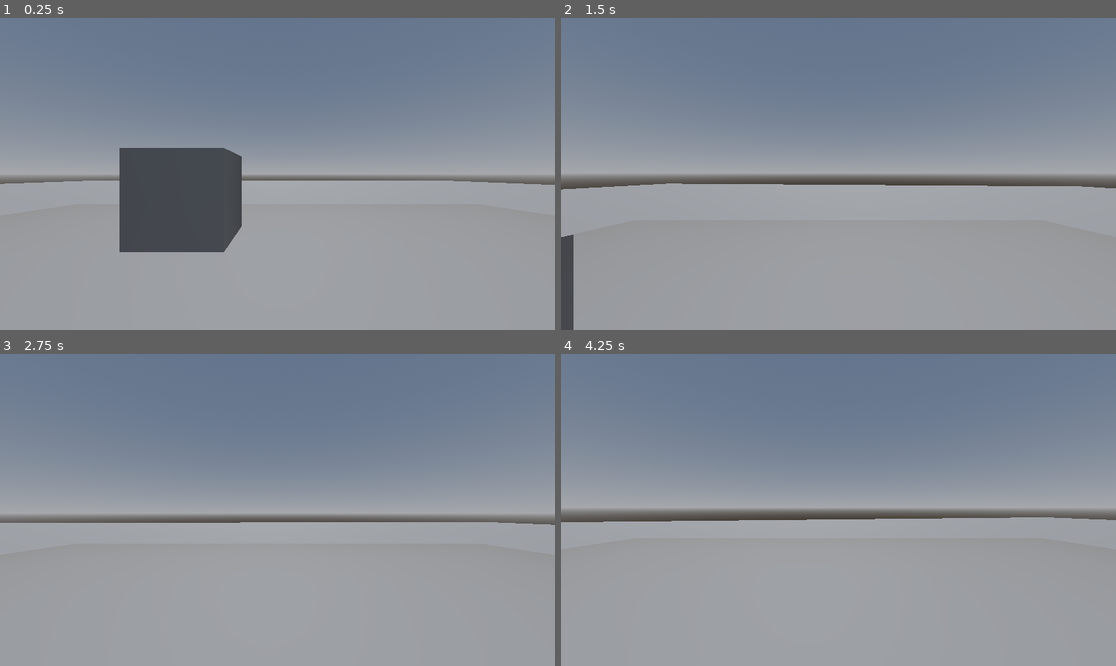
Above: before the commit, frames 1-4 (two rows, left to right).
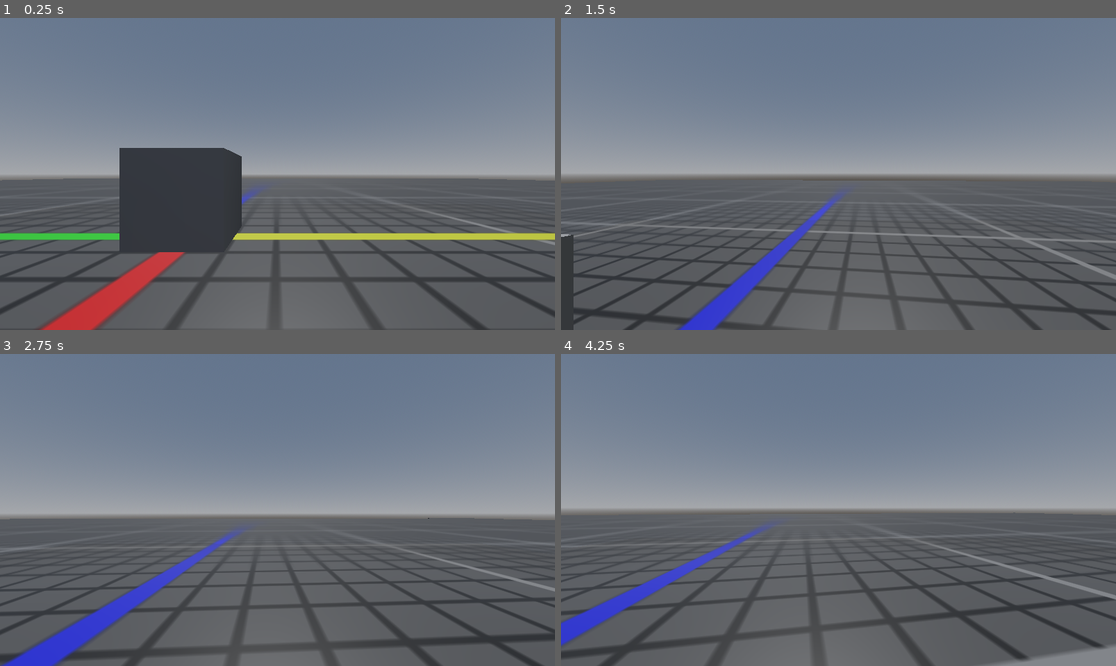
Above: after the commit, the same moments.

Repository: olinic/godot-fps-template
Game: Godot game, scene res://main.tscn
The game is run twice, just before and just after one commit, with the same random seed, the same clock (stepped at 60 frames per second) and the same inputs.
Inputs (mouse positions are in pixels of both pictures, inside the frame that each line leads up to):
- Up to frame 1 (0.25 s): no input
- Up to frame 2 (1.5 s): tap Enter at 0.5 s; move the mouse to (866, 174) at 0.52 s; hold Up (move_forward) from 0.53 s (still down); tap Shift (keyboard_sprint) at 0.6, 1.35 s; tap Space (jump) at 0.77 s; move the mouse to (810, 174) at 1.27 s
- Up to frame 3 (2.75 s): keep holding Up (move_forward); tap Space (jump) at 1.52 s; move the mouse to (288, 503) at 2.02 s; tap Shift (keyboard_sprint) at 2.1 s
- Up to frame 4 (4.25 s): keep holding Up (move_forward); move the mouse to (832, 516) at 2.77 s; tap Shift (keyboard_sprint) at 2.85, 3.6 s; tap Space (jump) at 3.02, 3.77 s; move the mouse to (877, 513) at 3.52 s

The runs differ from the first frame. In frame 1, 43% of the frame differs, in the area x 0-100%, y 51-100%; in frame 2, 46%; in frame 3, 46%; in frame 4, 47%, in the area x 0-100%, y 50-100%.

Commit message:
Demo Floor added

Diff:
--- /dev/null
+++ b/Demo/Demo_Floor.tscn
@@ -0,0 +1,12 @@
+[gd_scene load_steps=3 format=3 uid="uid://cry7pdahodwk1"]
+
+[ext_resource type="PackedScene" uid="uid://bk062d41415p7" path="res://Demo/Demo_Floor.glb" id="1_4qxac"]
+
+[sub_resource type="BoxShape3D" id="BoxShape3D_jjq4p"]
+size = Vector3(128, 1, 128)
+
+[node name="Demo_Floor" instance=ExtResource("1_4qxac")]
+
+[node name="CollisionShape3D" type="CollisionShape3D" parent="." index="1"]
+transform = Transform3D(1, 0, 0, 0, 1, 0, 0, 0, 1, 0, -0.5, 0)
+shape = SubResource("BoxShape3D_jjq4p")
--- /dev/null
+++ b/Demo/Demo_Floor_Mat.tres
@@ -0,0 +1,9 @@
+[gd_resource type="StandardMaterial3D" load_steps=2 format=3 uid="uid://d0jxlcvmslpkr"]
+
+[ext_resource type="Texture2D" uid="uid://dbhv7t5dcap6k" path="res://Demo/Demo_Floor_Demo_Floor_Albedo.png" id="1_jadmr"]
+
+[resource]
+resource_name = "Demo_Floor_Mat"
+cull_mode = 2
+albedo_texture = ExtResource("1_jadmr")
+roughness = 0.5
--- a/main.tscn
+++ b/main.tscn
@@ -1,13 +1,8 @@
-[gd_scene load_steps=10 format=3 uid="uid://1l52toog6a3o"]
+[gd_scene load_steps=9 format=3 uid="uid://1l52toog6a3o"]
 
 [ext_resource type="PackedScene" uid="uid://8by78r4lfkdn" path="res://player.tscn" id="1_dpcvc"]
 [ext_resource type="Script" path="res://main.gd" id="1_gnb0y"]
-
-[sub_resource type="BoxShape3D" id="BoxShape3D_w48cv"]
-size = Vector3(80, 2, 80)
-
-[sub_resource type="BoxMesh" id="BoxMesh_4agbt"]
-size = Vector3(80, 2, 80)
+[ext_resource type="PackedScene" uid="uid://cry7pdahodwk1" path="res://Demo/Demo_Floor.tscn" id="3_rk7a3"]
 
 [sub_resource type="BoxShape3D" id="BoxShape3D_m05vp"]
 size = Vector3(2, 2, 2)
@@ -27,14 +22,6 @@
 [node name="Main" type="Node3D"]
 script = ExtResource("1_gnb0y")
 
-[node name="Ground" type="StaticBody3D" parent="."]
-
-[node name="CollisionShape3D" type="CollisionShape3D" parent="Ground"]
-shape = SubResource("BoxShape3D_w48cv")
-
-[node name="MeshInstance3D" type="MeshInstance3D" parent="Ground"]
-mesh = SubResource("BoxMesh_4agbt")
-
 [node name="Box" type="StaticBody3D" parent="."]
 
 [node name="CollisionShape3D" type="CollisionShape3D" parent="Box"]
@@ -53,3 +40,6 @@
 
 [node name="WorldEnvironment" type="WorldEnvironment" parent="."]
 environment = SubResource("Environment_mll50")
+
+[node name="Demo_Floor" parent="." instance=ExtResource("3_rk7a3")]
+transform = Transform3D(1, 0, 0, 0, 1, 0, 0, 0, 1, 0, 1, 0)
Binary file added: Demo/Demo_Floor.glb
Not shown, added: Demo/Demo_Floor.glb.import
Binary file added: Demo/Demo_Floor_Demo_Floor_Albedo.png
Not shown, added: Demo/Demo_Floor_Demo_Floor_Albedo.png.import
